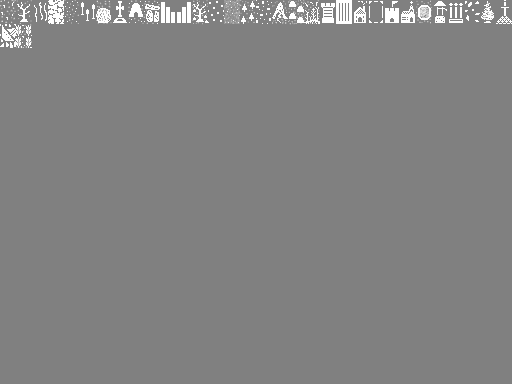
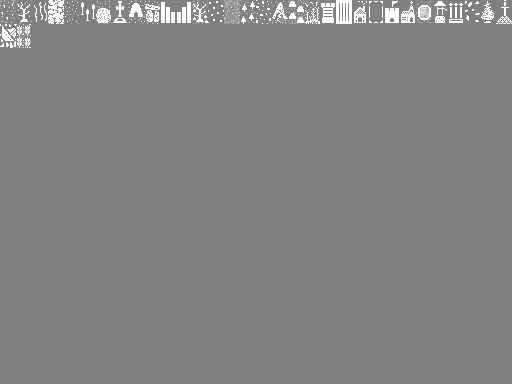
Layered file, before and after one edit (512px x 384px). Changes by layer:
painted on "Background" over [16, 23, 32, 48]
